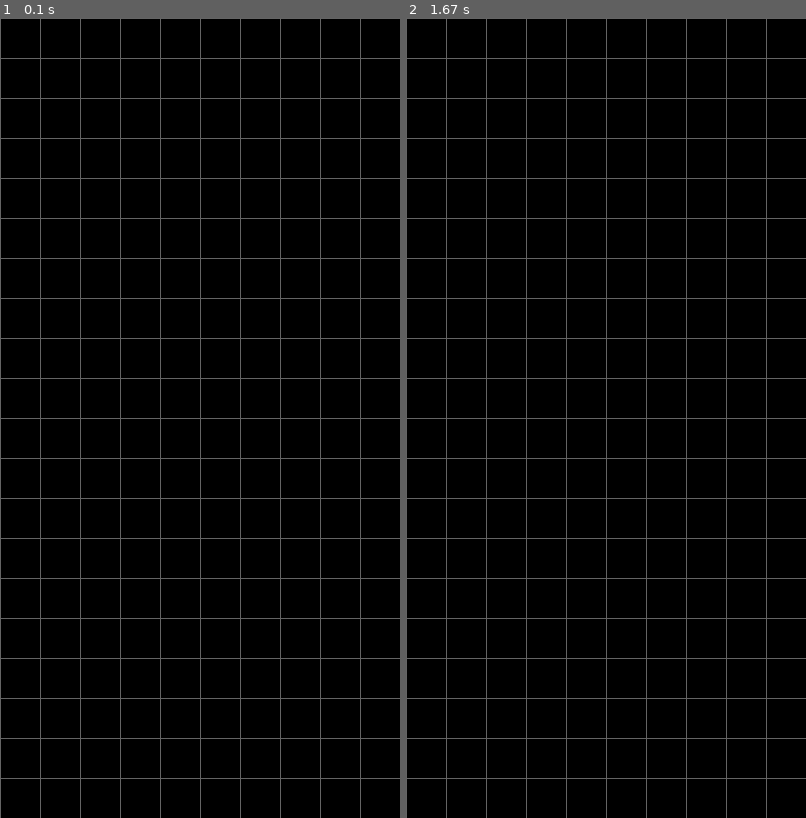
Above: before the commit, frames 1-2 (left to right).
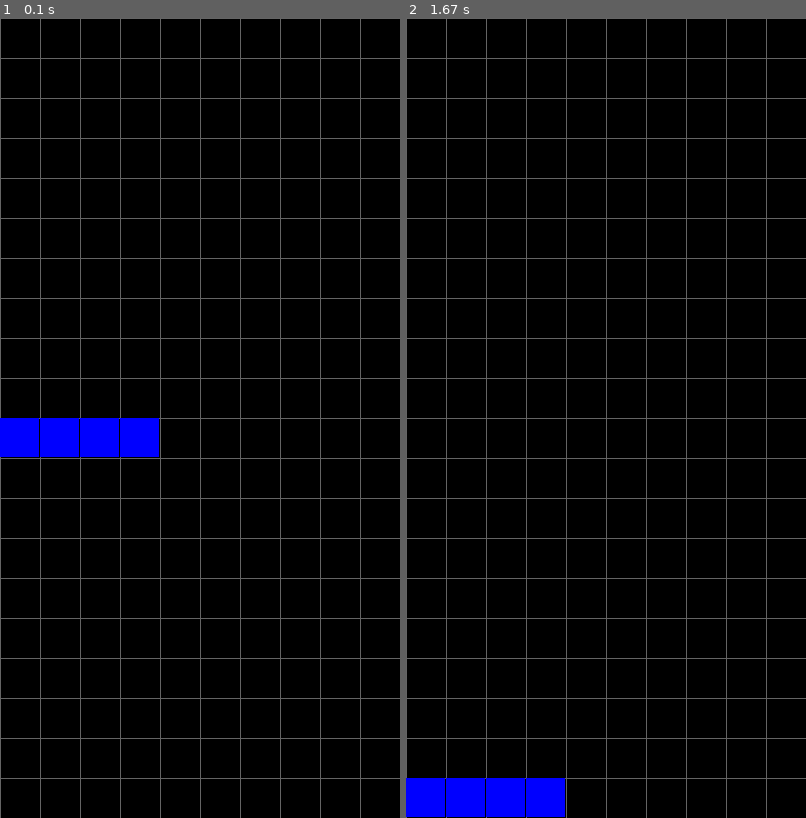
Above: after the commit, the same moments.

Repository: MrGio7/Tetris-pygame
Game: pygame game, started from main.py
Two runs of this game, one before a commit and one after it. Both use one fixed random seed, a clock stepped at 60 frames per second and the inputs below.
Inputs:
- Up to frame 1 (0.1 s): no input
- Up to frame 2 (1.67 s): no input

The runs differ from the first frame. In frame 1, 1.9% of the frame differs, in the area x 0-40%, y 50-55%; in frame 2, 1.9%.

Commit message:
added block drop

Diff:
--- /dev/null
+++ b/blocks.py
@@ -0,0 +1,31 @@
+import pygame
+from window import Window
+
+class Blocks(Window):
+    def __init__(self):
+        super().__init__()
+        self.blocks = []
+        self.block1 = []
+        self.block2 = []
+        self.block3 = []
+        self.block4 = []
+        self.block5 = []
+        self.block6 = []
+        self.block7 = []
+
+    def block_init(self):
+        for i in range(4):
+            loc = [i*self.width/self.columns, self.height/self.rows]
+            self.block1.append(loc)
+        self.blocks.append(self.block1)
+
+    def block_draw(self):
+        for obj in self.blocks:
+            for ch in obj:
+                pygame.draw.rect(self.screen, self.BLUE, [ch[0], ch[1], self.size - 1, self.size - 1], width=0)
+
+    def block_drop(self):
+        for obj in self.blocks:
+            for ch in obj:
+                if ch[1] < self.height - self.size:
+                    ch[1] += self.size
--- a/main.py
+++ b/main.py
@@ -1,10 +1,12 @@
 import pygame
-from window import Window
+from blocks import Blocks
 
 pygame.init()
 
-window = Window()
+blocks = Blocks()
 
+blocks.block_init()
+print(blocks.blocks)
 loop = True
 while loop:
     for e in pygame.event.get():
@@ -13,6 +15,9 @@
 
     pygame.display.set_caption("Tetris By MrGio7")
 
-    window.draw_bg()
+
+    blocks.draw_bg()
+    blocks.block_draw()
+    blocks.block_drop()
 
     pygame.display.flip()
--- a/window.py
+++ b/window.py
@@ -3,9 +3,10 @@
 class Window:
     def __init__(self):
         self.width = 400
-        self.heigth = 800
+        self.height = 800
         self.rows = 20
         self.columns = 10
+        self.size = 40
         self.WHITE = (255, 255, 255)
         self.RED = (255, 0, 0)
         self.YELLOW = (255, 255, 0)
@@ -15,11 +16,11 @@
         self.PINK = (255, 0, 255)
         self.BLACK = (0, 0, 0)
         self.GREY = (100, 100, 100)
-        self.screen = pygame.display.set_mode((self.width, self.heigth))
+        self.screen = pygame.display.set_mode((self.width, self.height))
 
     def draw_bg(self):
         self.screen.fill(self.BLACK)
         for i in range(self.rows):
-           pygame.draw.line(self.screen, self.GREY, (0, i*self.heigth/self.rows), (self.width, i*self.heigth/self.rows), width=1)
+           pygame.draw.line(self.screen, self.GREY, (0, i*self.height/self.rows), (self.width, i*self.height/self.rows), width=1)
         for i in range(self.columns):
-            pygame.draw.line(self.screen, self.GREY, (i*self.heigth/self.rows, 0), (i*self.heigth/self.rows, self.heigth), width=1)
+            pygame.draw.line(self.screen, self.GREY, (i*self.height/self.rows, 0), (i*self.height/self.rows, self.height), width=1)
